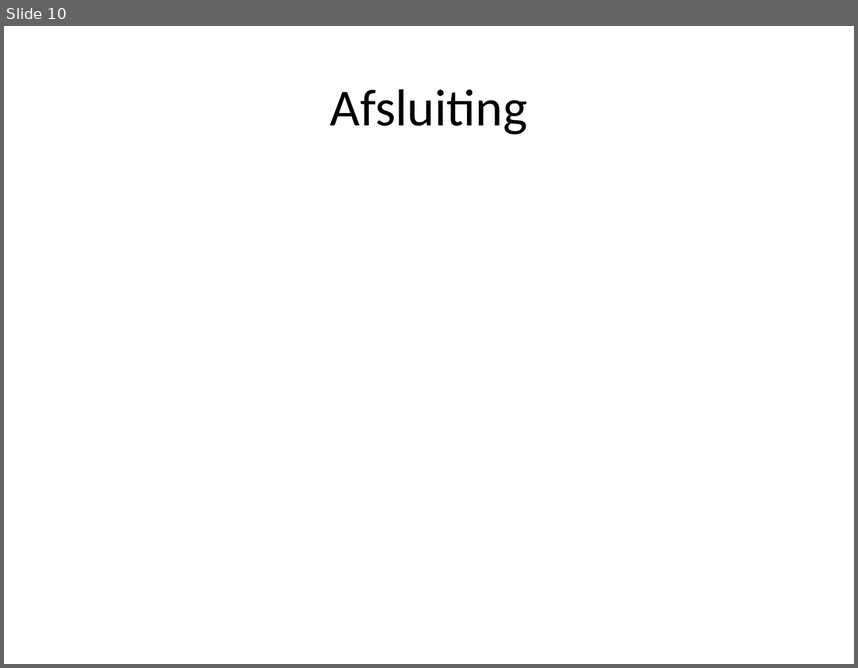
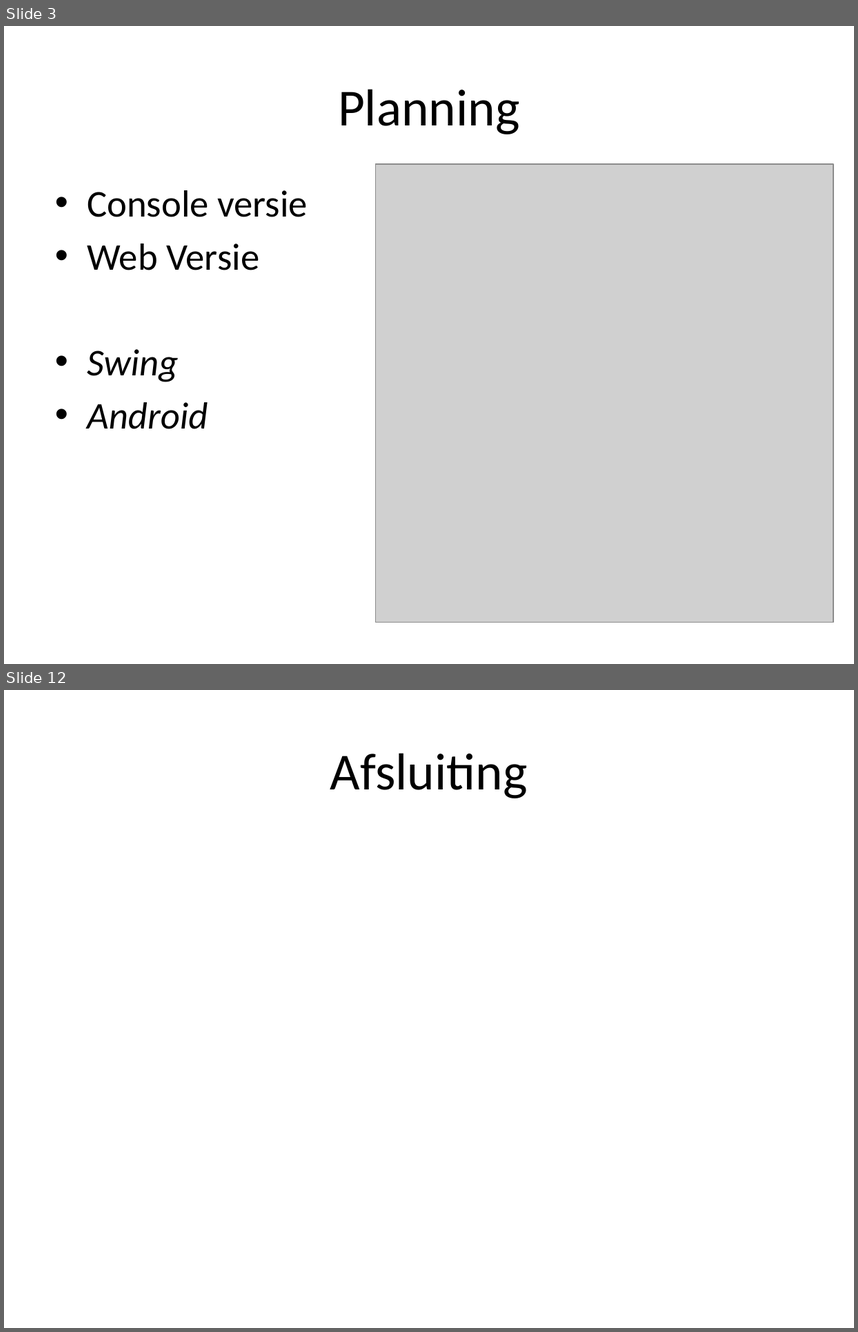
Before and after one commit to kevinrijs/ZeeSlagOnline, a slide deck: ZeeslagPresentatie.pptx. Shown one above the other, each under a label of ours: slide 10 before the commit, slides 3 and 12 after it; the slides between them are not shown. The pictures are 858x668 and 858x1332 pixels, drawn with LibreOffice and Linux fonts; fonts in the diff are those of the drawing; grey boxes stand for pictures. Boxes give left, top, right and bottom in pixels: in the first picture for what was removed or moved away, otherwise in the second. Text is boxed around its words. In the diff, an @@ line names an element or a change of style, - is before the commit and + after.

```diff
--- a/ZeeslagPresentatie.pptx
+++ b/ZeeslagPresentatie.pptx
@@ slide 3 added at <box>4,26,854,664</box>, background #FFFFFF @@
@@ title added at <box>338,89,519,134</box>, 44 pt, text #000000 @@
+Planning
@@ picture added at <box>375,164,833,622</box> @@
@@ text added at <box>87,190,308,429</box>, 32 pt, text #000000 @@
+• Console versie
+• Web Versie
+• Swing
+• Android
@@ what was slide 10 is now slide 12 @@
```
Also in this commit, not shown: 4 slides changed, 6 other slides added, 5 slides removed.
